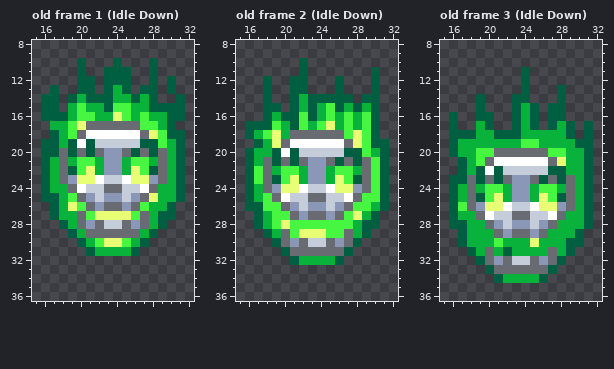
Pixel-art file: DetentionProject/Aseprite/Inimigos/Caveira.aseprite. The first picture shows the starting point.
48x48 pixels, 4 frames. Shown: old frame 1 (Idle Down): x 15..32, y 8..36; old frame 2 (Idle Down): x 15..32, y 8..36; old frame 3 (Idle Down): x 15..32, y 8..36. The commit also changed other frames, which this record leaves out.
New version:
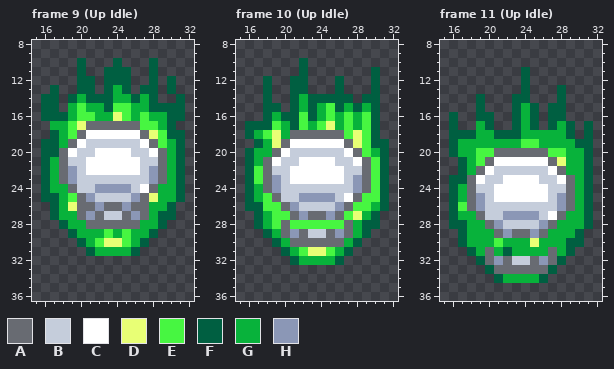
Palette (. is transparent): A #686b72  B #c5cddb  C #ffffff  D #e8ff75  E #47f641  F #005f41  G #08b23b  H #8b97b6
A new or re-ordered frame is compared with the old frame closest to it.
The exact change:
frames 4 -> 16
Changed rows in their new state; - is an unchanged pixel.
Frame 9 (Up Idle) is new; against old frame 1 (Idle Down), layers "extra", "Head":
first column x 19:
19 A-B-----CA
20 CBBCCCCBBC
21 BBCCCCCCBB
22 HBCCCCCCBH
23 -BBB--BBB-
24 -B-HHHH---
25 ----BB----
26 -A------A-
27 --HABBAH--
28 -GA-AA-AG-
29 --GGEGEG--
Frame 10 (Up Idle) is new; against old frame 2 (Idle Down), layers "extra", "Head":
first column x 19:
20 A-B-----CA
21 CBBCCCCBBC
22 BBCCCCCCBB
23 HBCCCCCCBH
24 -BBB--BBB-
25 -B-HHHH---
26 ----BB----
28 -A------A-
29 --HABBAH--
30 -GA-AA-AG-
31 --GEDDEG--
Frame 11 (Up Idle) is new; against old frame 3 (Idle Down), layers "extra", "Head":
first column x 19:
22 A-B-----CA
23 CBBCCCCBBC
24 BBCCCCCCBB
25 HBCCCCCCBH
26 -BBB--BBB-
27 -B-HHHH---
28 ----BB----
Changed places in both pictures, as pixel boxes (x1, y1, x2, y2):
changed: (68, 139, 158, 238)
changed: (272, 148, 362, 256)
changed: (476, 166, 566, 229)
